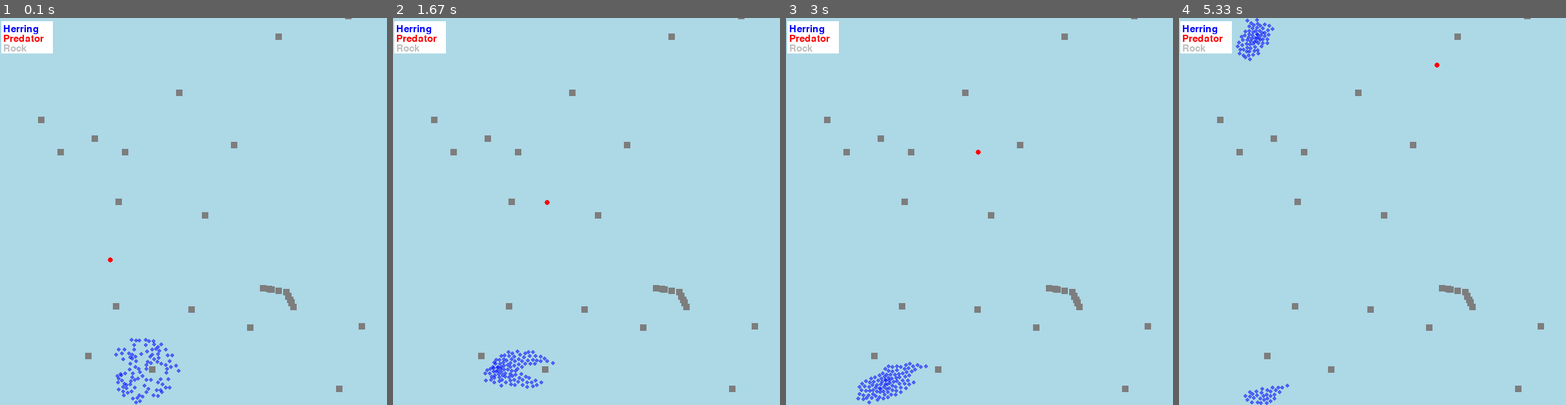
Above: before the commit, frames 1-4 (left to right).
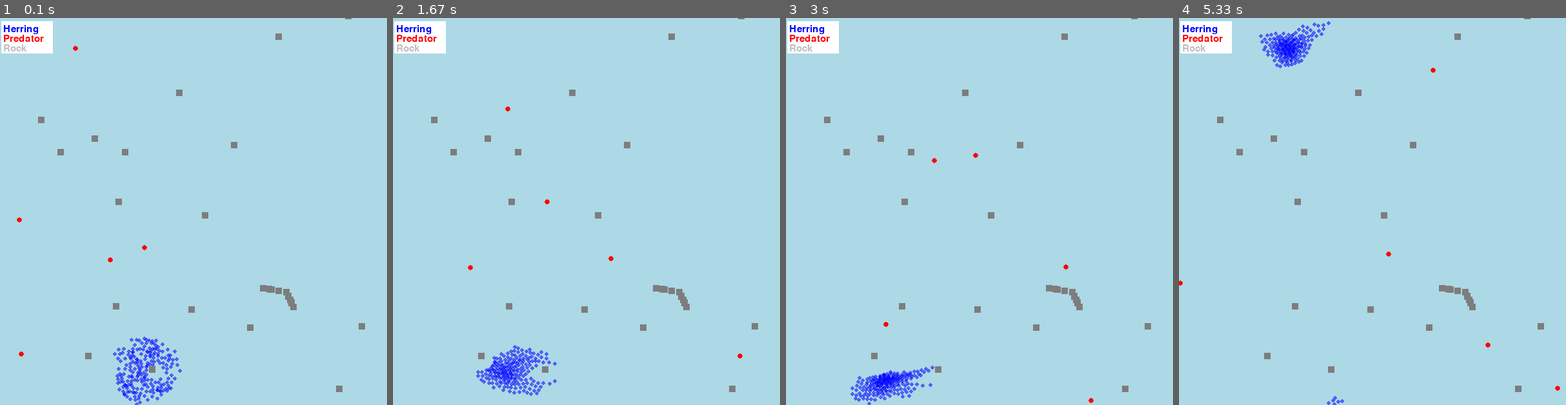
Above: after the commit, the same moments.

Repository: suus-stack/PCA
Game: pygame game, started from code/gamefish.py
Two runs of this game, one before a commit and one after it. Both use one fixed random seed, a clock stepped at 60 frames per second and the inputs below.
Inputs:
- Up to frame 1 (0.1 s): no input
- Up to frame 2 (1.67 s): no input
- Up to frame 3 (3 s): no input
- Up to frame 4 (5.33 s): no input

The runs differ from the first frame. In frame 1, 1.0% of the frame differs, in the area x 4-47%, y 7-100%; in frame 2, 1.0%; in frame 3, 0.9%; in frame 4, 1.6%, in the area x 0-99%, y 0-100%.

Commit message:
Dynamical perception change implemented

Diff:
--- a/code/gamefish.py
+++ b/code/gamefish.py
@@ -148,7 +148,7 @@
             if distance_to_predator < Config.PERCEPTION_LENGTH_HERRING and distance_to_predator != 0:
                 # Determine the avoidance vector and add it to total vector
                 predator_avoidance_vector += (self.position - predator.position) / distance_to_predator
-                neighbour_predator +=1
+                neighbour_predator += 1
 
             # Kill herring if a predator is within the killing distance
             if distance_to_predator < Config.KILL_DISTANCE:
@@ -452,7 +452,7 @@
         return np.sqrt((self.position[0] - other_position[0])**2 + (self.position[1] - other_position[1])**2)
 
 class Experiment(pygame.sprite.Sprite):
-    def __init__(self, herring_nr=100, predator_nr=1, rock_nr=10, simulation_duration=20, extra_rocks=False, start_school=False, perception_change=False, alignment_distance=20, cohesion_distance=20, separation_distance=5):
+    def __init__(self, herring_nr=100, predator_nr=1, rock_nr=10, simulation_duration=20, extra_rocks=False, start_school=False, perception_change_predator=False, perception_change_herring=False, alignment_distance=20, cohesion_distance=20, separation_distance=5):
         """
         Parameters:
         -----------
@@ -488,7 +488,9 @@
         self.simulation_duration = simulation_duration
         self.extra_rocks = extra_rocks
         self.start_school = start_school
-        self.perception_change = perception_change
+        self.perception_change_predator = perception_change_predator
+        self.perception_change_herring = perception_change_herring
+
         Config.ALIGNMENT_DISTANCE = alignment_distance
         Config.COHESION_DISTANCE = cohesion_distance
         Config.SEPARATION_DISTANCE = separation_distance
@@ -700,10 +702,10 @@
 
         return screen
 
-    def predator_perception_change(self, showed_frames):
-        """ Function that changes the predator perception lengthbover the time.
-
-        Parameters:
+    def perception_change(self, showed_frames, perception_list_predator, perception_list_herring, killed_count_ls):
+        """ Function that changes the perception length over time for either the predator, herring or both.
+
+        Parameters: NOG AANPASSEN!!!!!!!!!!!!!!!!!!!!!!!!1
         -----------
         self: Experiment
             The experiment being simulated.
@@ -723,43 +725,50 @@
         list_killed_herring: List
             List with the number of killed herring between each timepoint.
         """
-        killed_herring_count = []
-        perception_lenghts_predator = []
-
-        # Convert the number of frame to seconds and determine the elapsed time
+
+        # Convert the number of frames to seconds and determine the elapsed time
         frame_to_seconds = showed_frames / Config.FRAMES_PER_SECOND
         elapsed_time = frame_to_seconds % 240
 
-        # Check if the perception length of predator should decrease
-        if elapsed_time < 120 and round(elapsed_time, 4) % 10 == 0:
-            perception_lenghts_predator.append(Config.PERCEPTION_LENGTH_PREDATOR)
-            Config.PERCEPTION_LENGTH_PREDATOR -= 2
-
-            # Determine th number of killed herring
-            killed_herring_count.append(Herring.killed_herring)
-            Herring.killed_herring = 0
-
-        # Check if the perception length of predator should increase
-        if elapsed_time >= 120 and round(elapsed_time, 4) % 10 == 0:
-            perception_lenghts_predator.append(Config.PERCEPTION_LENGTH_PREDATOR)
-            Config.PERCEPTION_LENGTH_PREDATOR += 2
-
-            # Determine the number of killed herring
-            killed_herring_count.append(Herring.killed_herring)
-            Herring.killed_herring = 0
-
-        return(perception_lenghts_predator, killed_herring_count)
+        def update_perception_length(perception_length, adaption, elapsed_time):
+            if elapsed_time < 120:
+             return perception_length + adaption
+            else:
+             return perception_length - adaption
+
+        def handle_perception_change(perception_list, perception_length_attr, adaption):
+            # 10 seconds intervals
+            if round(elapsed_time, 4) % 10 == 0:
+                new_perception_length = update_perception_length(getattr(Config, perception_length_attr), adaption, elapsed_time)
+                perception_list.append(new_perception_length)
+                # Determine the number of killed herring
+                killing_count = Herring.killed_herring ## opslaan in aparte var omdat je anders de hele class variabele de hele tijd weer op 0 zet (r.750)
+                killed_count_ls.append(killing_count)
+                setattr(Config, perception_length_attr, new_perception_length)
+                # Resetting count after the simulation has run witht this perception length value for some time
+                killing_count = 0
+
+        if self.perception_change_predator:
+            handle_perception_change(perception_list_predator, 'PERCEPTION_LENGTH_PREDATOR', 5)
+        if self.perception_change_herring:
+            handle_perception_change(perception_list_herring, 'PERCEPTION_LENGTH_HERRING', 5)
+
+        return perception_list_predator, perception_list_herring, killed_count_ls
+
 
     def run(self):
         """ Function that runs an experiment."""
 
         pygame.font.init()
         pygame.init()
+        return_values = {}
+        killed_herring_count = []
+        perception_lengths_predator = []
+        perception_lengths_herring = []
 
         # Set the number of killed herring and perception length to the begin value
-        Herring.killed_herring = 0
-        Herring.herring_within_separation_distance = 0
         Config.PERCEPTION_LENGTH_PREDATOR = 100
+        Config.PERCEPTION_LENGTH_HERRING = 100
 
         # Make the rocks, herring and predator group
         all_rocks = self.add_rocks_experiment()
@@ -788,6 +797,19 @@
             # Update the position of the herring and predators
             all_herring.update(all_herring, all_predators, all_rocks)
             all_predators.update(all_herring, all_predators, all_rocks)
+
+            # Determine if perception length changes should be included
+            if self.perception_change_predator:
+                # perception_lenghts_predator, perception_lenghts_herring, killed_herring_count = self.perception_change(showed_frames)
+                self.perception_change(showed_frames, perception_lengths_predator, perception_lengths_herring, killed_herring_count)
+                return_values['Perception_lenghts_predator'] = perception_lengths_predator
+                return_values['Killed_herring_count_predator_perception_change'] = killed_herring_count
+            if self.perception_change_herring:
+                # perception_lenghts_predator, perception_lenghts_herring, killed_herring_count =
+                self.perception_change(showed_frames, perception_lengths_predator, perception_lengths_herring, killed_herring_count)
+                return_values['Perception_lenghts_herring'] = perception_lengths_herring
+                return_values['Killed_herring_count_herring_perception_change'] = killed_herring_count
+
 
             # Draw the herring, rocks and predators on the screen
             screen.fill((173, 216, 230))
@@ -799,10 +821,6 @@
             # Update display
             pygame.display.flip()
 
-            # Determine if perception length should maybe change
-            if self.perception_change == True:
-                perception_lenghts_predator, Herring.killed_herring = self.predator_perception_change(showed_frames)
-
             # Stop the simultion after the specified time
             if showed_frames >= total_frames:
                 simulation_run = False
@@ -812,11 +830,10 @@
         # If the while loop has stopped quit the game
         pygame.quit()
 
-        # Return killed herring and if needed the perception length of the predator
-        if self.perception_change == True:
-            return Herring.killed_herring, perception_lenghts_predator
-        else:
-            return Herring.killed_herring, Herring.herring_within_separation_distance
+        return_values['Killed_herring'] = Herring.killed_herring
+        return_values['Herring_within_separation_distance'] = Herring.herring_within_separation_distance
+
+        return return_values
 
 if __name__ == "__main__":
     """
@@ -827,11 +844,13 @@
     4: The duration of the simulation in seconds (int). Defaut set to twenty.
     5: Closeby rocks should be connected via more rocks (Bool). Default set to False.
     6: Herring start as one school instead of randomly (bool). Default set to True.
-    7: Predator perception length changes over the time (bool). Default set to False.
-    8: The alignment distance (float). Default set to 32.
-    9: The cohestion distance (float). Default set to 32.
-    10: The separation distance (float). Default set to 6.
+    7: Predator perception length changes over time (bool). Default set to False.
+    8: Herring perception length changes over time (bool). Default set to False.
+    9: The alignment distance (float). Default set to 32.
+    10: The cohestion distance (float). Default set to 32.
+    11: The separation distance (float). Default set to 6.
     """
     doctest.testmod()
-    experiment_example = Experiment(100, 1, 20, 20, True, True, False, 32, 32, 6)
-    killed_herring, close_herring_count = experiment_example.run()
+    experiment_example = Experiment(200, 5, 20, 240, True, True, True, True, 32, 32, 6)
+    return_values = experiment_example.run()
+    print(return_values)
